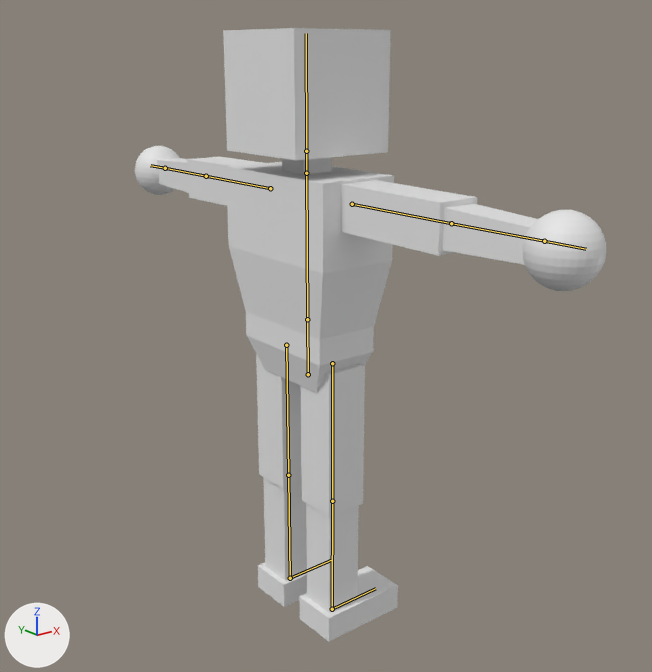
The Blender file UntitledSkiGame/Assets/ProjectAssets/Art/Models/blender/playermodel.blend as it was, and as the next commit left it.
Both versions are drawn from a camera (50 mm lens) standing at (-9.75, -12.72, 10.49) and looking at (0.06, -0.46, 5.59). Lighting does not change. The marker at lower left points along +X, +Y and +Z. The older version comes first. The bones that change, and the others that lie on the model, are drawn over the model as lines.
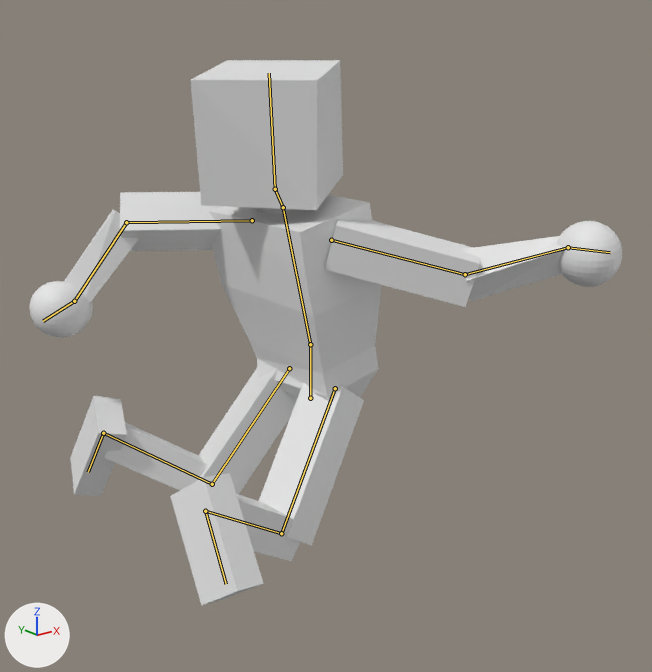
The newer file adds an action. The first version stands in its rest pose; the second is drawn at frame 10 of the action 'Grab'.

What the commit changed:
Bone 'pelvis' (bone_pelvis) moves from (0.0, 0.0, 0.0) to (0.07, -0.5, -0.01).
Bone 'torso' (bone_torso) turns from (0, 0, 0) to (0, 0, 13) degrees about its own x, y and z.
Bone 'neck' (bone_neck) turns from (0, 0, 0) to (0, 0, 14) degrees about its own x, y and z.
Bone 'head' (bone_head) turns from (0, 0, 0) to (7, 40, -16) degrees about its own x, y and z.
Bone 'LArm' (bone_larm) turns from (0, 0, 0) to (-15, 137, 47) degrees about its own x, y and z.
Bone 'LForearm' (bone_lforearm) turns from (0, 0, 0) to (22, -25, -63) degrees about its own x, y and z.
Bone 'LHannd' (bone_lhannd) moves from (0.0, 0.0, 0.0) to (0.0, 0.03, 0.0).
Bone 'LHannd' (bone_lhannd) turns from (0, 0, 0) to (-4, 35, 22) degrees about its own x, y and z.
Bone 'RArm' (bone_rarm) turns from (0, 0, 0) to (-22, -3, 44) degrees about its own x, y and z.
Bone 'RForearm' (bone_rforearm) turns from (0, 0, 0) to (34, 29, 24) degrees about its own x, y and z.
Bone 'RHand' (bone_rhand) moves from (0.0, 0.0, 0.0) to (0.0, -0.03, 0.0).
Bone 'RHand' (bone_rhand) turns from (0, 0, 0) to (-1, -34, -25) degrees about its own x, y and z.
Bone 'RLeg' (bone_rleg) turns from (0, 0, 0) to (36, -15, 0) degrees about its own x, y and z.
Bone 'LLowerLeg' (bone_llowerleg) moves from (0.0, 0.0, 0.0) to (0.0, -0.01, 0.01).
Bone 'LLowerLeg' (bone_llowerleg) turns from (0, 0, 0) to (89, -3, -7) degrees about its own x, y and z.
Bone 'RFoot' (bone_rfoot) turns from (0, 0, 0) to (-12, 20, 39) degrees about its own x, y and z.
Bone 'LLeg' (bone_lleg) turns from (0, 0, 0) to (36, 21, 0) degrees about its own x, y and z.
Bone 'LLowerLeg.002' (bone_llowerleg_002) moves from (0.0, 0.0, 0.0) to (0.0, 0.01, -0.01).
Bone 'LLowerLeg.002' (bone_llowerleg_002) turns from (0, 0, 0) to (88, 4, 10) degrees about its own x, y and z.
Bone 'LFoot' (bone_lfoot) turns from (0, 0, 0) to (-12, -18, -33) degrees about its own x, y and z.

Boxes [x1, y1, x2, y2] around the edits, measured in the pictures (652 x 672 px):
'Cube', posed (26% wider, 11% shorter): before [135, 28, 606, 641]; after [30, 60, 622, 606]
bone 'pelvis', root to tip: before (308, 374) to (307, 319); after (310, 398) to (310, 344)
bone 'torso', root to tip: before (307, 319) to (306, 173); after (310, 344) to (283, 207)
bone 'neck', root to tip: before (306, 173) to (306, 151); after (283, 207) to (275, 189)
bone 'head', root to tip: before (306, 151) to (306, 33); after (275, 189) to (269, 73)
bone 'LArm', root to tip: before (270, 188) to (206, 176); after (252, 220) to (126, 222)
bone 'LForearm', root to tip: before (206, 176) to (165, 168); after (126, 222) to (74, 301)
bone 'LHannd', root to tip: before (165, 168) to (150, 165); after (74, 301) to (43, 321)
bone 'RArm', root to tip: before (352, 204) to (451, 223); after (331, 240) to (465, 274)
bone 'RForearm', root to tip: before (451, 223) to (544, 241); after (465, 274) to (568, 247)
bone 'RHand', root to tip: before (544, 241) to (586, 249); after (568, 247) to (610, 252)
bone 'RLeg', root to tip: before (332, 363) to (332, 501); after (335, 388) to (281, 533)
bone 'LLowerLeg', root to tip: before (332, 501) to (332, 609); after (281, 533) to (205, 511)
bone 'RFoot', root to tip: before (332, 609) to (375, 588); after (205, 511) to (226, 584)
bone 'LLeg', root to tip: before (286, 345) to (288, 475); after (289, 368) to (212, 484)
bone 'LLowerLeg.002', root to tip: before (288, 475) to (290, 578); after (212, 484) to (103, 433)
bone 'LFoot', root to tip: before (290, 578) to (332, 559); after (103, 433) to (88, 472)
